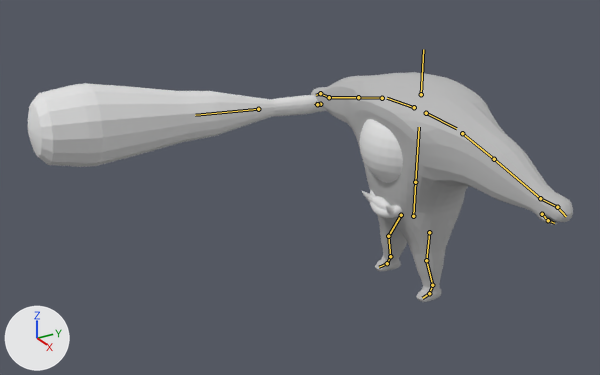
The Blender file First3D/Assets/model/bigeyewithAUTOWeight.blend as it was, and as the next commit left it.
Before and after are seen from a 50 mm camera at (7.97, -6.53, 5.88) aimed at (-0.18, -1.68, 1.76). Every picture has the same lights, and +X, +Y and +Z are marked at lower left. The bones that bend it are drawn over the model as lines.
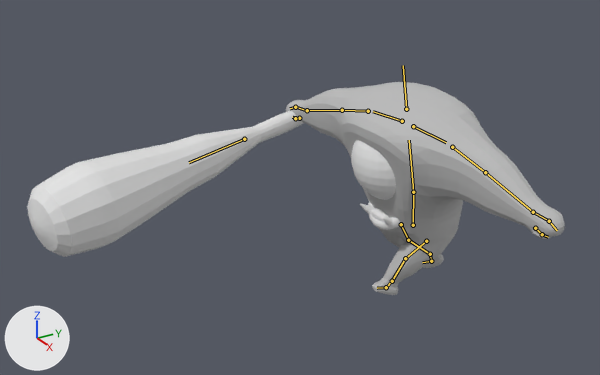
The newer file adds an action. The first version stands in its rest pose; the second is drawn at frame 11 of the action 'walk6V3.001'.

Patch to the scene script:
```diff
--- a/First3D/Assets/model/bigeyewithAUTOWeight.blend.py
+++ b/First3D/Assets/model/bigeyewithAUTOWeight.blend.py
@@ bone_body_down @@
 bone_body_down = bpy.data.objects['Armature'].pose.bones['Body Down']
-bone_body_down.location = (0.0, 0.0, 0.0)
-bone_body_down.rotation_quaternion = (1.0, 0.0, 0.0, 0.0)  # degrees (0, 0, 0)
+bone_body_down.location = (0.0, -0.34, 0.0)
+bone_body_down.rotation_quaternion = (1.0, 0.029, 0.0, 0.0)  # degrees (3, 0, 0)
@@ bone_body_mid @@
 bone_body_mid = bpy.data.objects['Armature'].pose.bones['Body Mid']  # child of 'Body Down'
-bone_body_mid.rotation_quaternion = (1.0, 0.0, 0.0, 0.0)  # degrees (0, 0, 0)
+bone_body_mid.rotation_quaternion = (0.999, 0.051, 0.0, 0.0)  # degrees (6, 0, 0)
@@ bone_shoulder_l @@
 bone_shoulder_l = bpy.data.objects['Armature'].pose.bones['Shoulder.L']  # child of 'Body Mid'
-bone_shoulder_l.rotation_quaternion = (1.0, 0.0, 0.0, 0.0)  # degrees (0, 0, 0)
+bone_shoulder_l.rotation_quaternion = (1.0, -0.005, -0.002, 0.028)  # degrees (-1, 0, 3)
@@ bone_arm_01_l @@
 bone_arm_01_l = bpy.data.objects['Armature'].pose.bones['Arm 01.L']  # child of 'Shoulder.L'
-bone_arm_01_l.rotation_quaternion = (1.0, 0.0, 0.0, 0.0)  # degrees (0, 0, 0)
+bone_arm_01_l.rotation_quaternion = (1.0, 0.004, 0.005, -0.019)  # degrees (0, 1, -2)
@@ bone_arm_02_l @@
 bone_arm_02_l = bpy.data.objects['Armature'].pose.bones['Arm 02.L']  # child of 'Arm 01.L'
-bone_arm_02_l.rotation_quaternion = (1.0, 0.0, 0.0, 0.0)  # degrees (0, 0, 0)
+bone_arm_02_l.rotation_quaternion = (1.0, 0.004, 0.005, -0.019)  # degrees (0, 1, -2)
@@ bone_shoulder_r @@
 bone_shoulder_r = bpy.data.objects['Armature'].pose.bones['Shoulder.R']  # child of 'Body Mid'
-bone_shoulder_r.rotation_quaternion = (1.0, 0.0, 0.0, 0.0)  # degrees (0, 0, 0)
+bone_shoulder_r.rotation_quaternion = (0.999, 0.006, -0.002, 0.033)  # degrees (1, 0, 4)
@@ bone_arm_01_r @@
 bone_arm_01_r = bpy.data.objects['Armature'].pose.bones['Arm 01.R']  # child of 'Shoulder.R'
-bone_arm_01_r.rotation_quaternion = (1.0, 0.0, 0.0, 0.0)  # degrees (0, 0, 0)
+bone_arm_01_r.rotation_quaternion = (1.0, 0.006, -0.007, 0.029)  # degrees (1, -1, 3)
@@ bone_arm_02_r @@
 bone_arm_02_r = bpy.data.objects['Armature'].pose.bones['Arm 02.R']  # child of 'Arm 01.R'
-bone_arm_02_r.rotation_quaternion = (1.0, 0.0, 0.0, 0.0)  # degrees (0, 0, 0)
+bone_arm_02_r.rotation_quaternion = (1.0, 0.006, -0.008, 0.029)  # degrees (1, -1, 3)
@@ bone_hand_r @@
 bone_hand_r = bpy.data.objects['Armature'].pose.bones['Hand.R']  # child of 'Arm 02.R'
-bone_hand_r.rotation_quaternion = (1.0, 0.0, 0.0, 0.0)  # degrees (0, 0, 0)
+bone_hand_r.rotation_quaternion = (1.0, 0.006, -0.001, 0.03)  # degrees (1, 0, 3)
@@ bone_leg_01_l @@
 bone_leg_01_l = bpy.data.objects['Armature'].pose.bones['Leg 01.L']  # child of 'Body Down'
-bone_leg_01_l.location = (0.0, 0.0, 0.0)
-bone_leg_01_l.rotation_quaternion = (1.0, 0.0, 0.0, 0.0)  # degrees (0, 0, 0)
+bone_leg_01_l.location = (-0.07, -0.01, -0.06)
+bone_leg_01_l.rotation_quaternion = (0.976, -0.066, 0.201, 0.048)  # degrees (-7, 23, 4)
@@ bone_leg_02_l @@
 bone_leg_02_l = bpy.data.objects['Armature'].pose.bones['Leg 02.L']  # child of 'Leg 01.L'
-bone_leg_02_l.rotation_quaternion = (1.0, 0.0, 0.0, 0.0)  # degrees (0, 0, 0)
+bone_leg_02_l.rotation_quaternion = (0.991, -0.031, -0.055, 0.116)  # degrees (-4, -6, 14)
@@ bone_leg_03_l @@
 bone_leg_03_l = bpy.data.objects['Armature'].pose.bones['Leg 03.L']  # child of 'Leg 02.L'
-bone_leg_03_l.rotation_quaternion = (1.0, 0.0, 0.0, 0.0)  # degrees (0, 0, 0)
+bone_leg_03_l.rotation_quaternion = (0.976, 0.166, 0.062, -0.125)  # degrees (18, 9, -13)
@@ bone_leg_01_r @@
 bone_leg_01_r = bpy.data.objects['Armature'].pose.bones['Leg 01.R']  # child of 'Body Down'
-bone_leg_01_r.location = (0.0, 0.0, 0.0)
-bone_leg_01_r.rotation_quaternion = (1.0, 0.0, 0.0, 0.0)  # degrees (0, 0, 0)
+bone_leg_01_r.location = (0.07, -0.01, -0.04)
+bone_leg_01_r.rotation_quaternion = (0.976, 0.066, 0.201, 0.048)  # degrees (9, 23, 7)
@@ bone_leg_02_r @@
 bone_leg_02_r = bpy.data.objects['Armature'].pose.bones['Leg 02.R']  # child of 'Leg 01.R'
-bone_leg_02_r.rotation_quaternion = (1.0, 0.0, 0.0, 0.0)  # degrees (0, 0, 0)
+bone_leg_02_r.rotation_quaternion = (0.986, -0.164, 0.04, 0.001)  # degrees (-19, 5, -1)
@@ bone_leg_04_r @@
 bone_leg_04_r = bpy.data.objects['Armature'].pose.bones['Leg 04.R']  # child of 'Leg 03.R'
-bone_leg_04_r.rotation_quaternion = (1.0, 0.0, 0.0, 0.0)  # degrees (0, 0, 0)
+bone_leg_04_r.rotation_quaternion = (0.96, -0.275, 0.056, 0.0)  # degrees (-32, 6, -2)
@@ bone_leg_ik_l @@
 bone_leg_ik_l = bpy.data.objects['Armature'].pose.bones['Leg IK.L']
-bone_leg_ik_l.location = (0.0, 0.0, 0.0)
-bone_leg_ik_l.rotation_quaternion = (1.0, 0.0, 0.0, 0.0)  # degrees (0, 0, 0)
+bone_leg_ik_l.location = (-0.76, -1.17, 0.13)
+bone_leg_ik_l.rotation_quaternion = (0.976, 0.0, 0.0, -0.216)  # degrees (0, 0, -25)
@@ bone_leg_ik_r @@
 bone_leg_ik_r = bpy.data.objects['Armature'].pose.bones['Leg IK.R']
-bone_leg_ik_r.location = (0.0, 0.0, 0.0)
-bone_leg_ik_r.rotation_quaternion = (1.0, 0.0, 0.0, 0.0)  # degrees (0, 0, 0)
+bone_leg_ik_r.location = (0.75, 1.21, 0.11)
+bone_leg_ik_r.rotation_quaternion = (0.976, 0.0, 0.0, -0.216)  # degrees (0, 0, -25)
```

Pixel boxes [x1, y1, x2, y2] of what changed, in the pictures (600 x 375 px):
'Cube', posed (6% wider, 7% shorter): before [311, 72, 573, 302]; after [286, 82, 565, 295]
'Sphere', posed: before [28, 83, 327, 167]; after [27, 111, 304, 257]
bone 'Body Down', root to tip: before (413, 216) to (415, 182); after (413, 225) to (413, 192)
bone 'Body Mid', root to tip: before (415, 182) to (419, 127); after (413, 192) to (409, 140)
bone 'Shoulder.L', root to tip: before (426, 113) to (456, 128); after (413, 126) to (446, 142)
bone 'Arm 01.L', root to tip: before (462, 133) to (494, 159); after (452, 147) to (485, 172)
bone 'Arm 02.L', root to tip: before (494, 159) to (540, 198); after (485, 172) to (533, 212)
bone 'Shoulder.R', root to tip: before (414, 107) to (387, 98); after (402, 121) to (373, 111)
bone 'Arm 01.R', root to tip: before (382, 98) to (358, 97); after (368, 111) to (342, 110)
bone 'Arm 02.R', root to tip: before (358, 97) to (329, 97); after (342, 110) to (307, 110)
bone 'Hand.R', root to tip: before (329, 97) to (320, 93); after (307, 110) to (295, 107)
bone 'Leg 01.L', root to tip: before (429, 232) to (426, 260); after (426, 241) to (405, 258)
bone 'Leg 02.L', root to tip: before (426, 260) to (432, 285); after (405, 258) to (392, 281)
bone 'Leg 03.L', root to tip: before (432, 285) to (429, 293); after (392, 281) to (386, 287)
bone 'Leg 01.R', root to tip: before (401, 215) to (388, 236); after (401, 224) to (408, 240)
bone 'Leg 02.R', root to tip: before (388, 236) to (390, 256); after (408, 240) to (430, 254)
bone 'Leg 04.R', root to tip: before (387, 263) to (379, 267); after (431, 261) to (422, 262)
